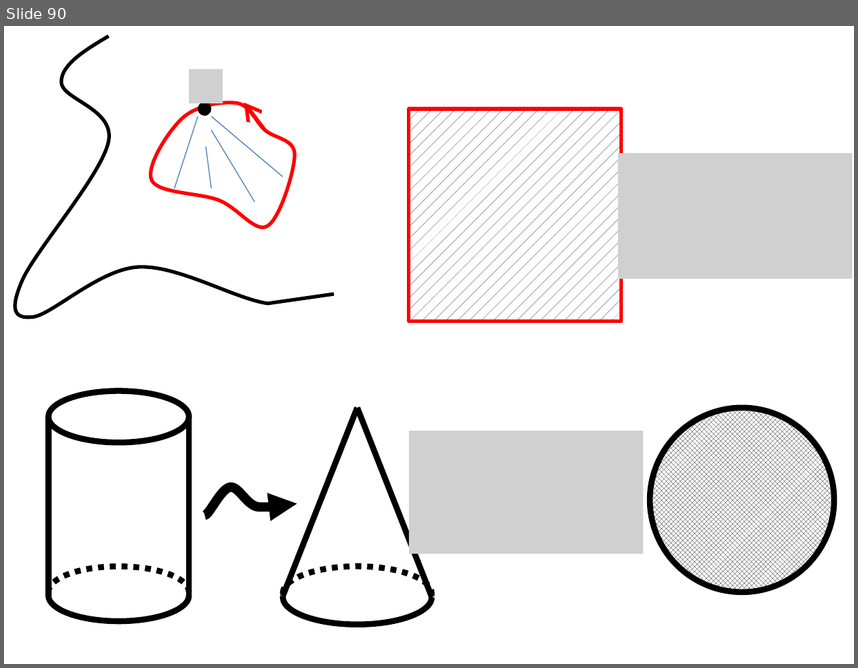
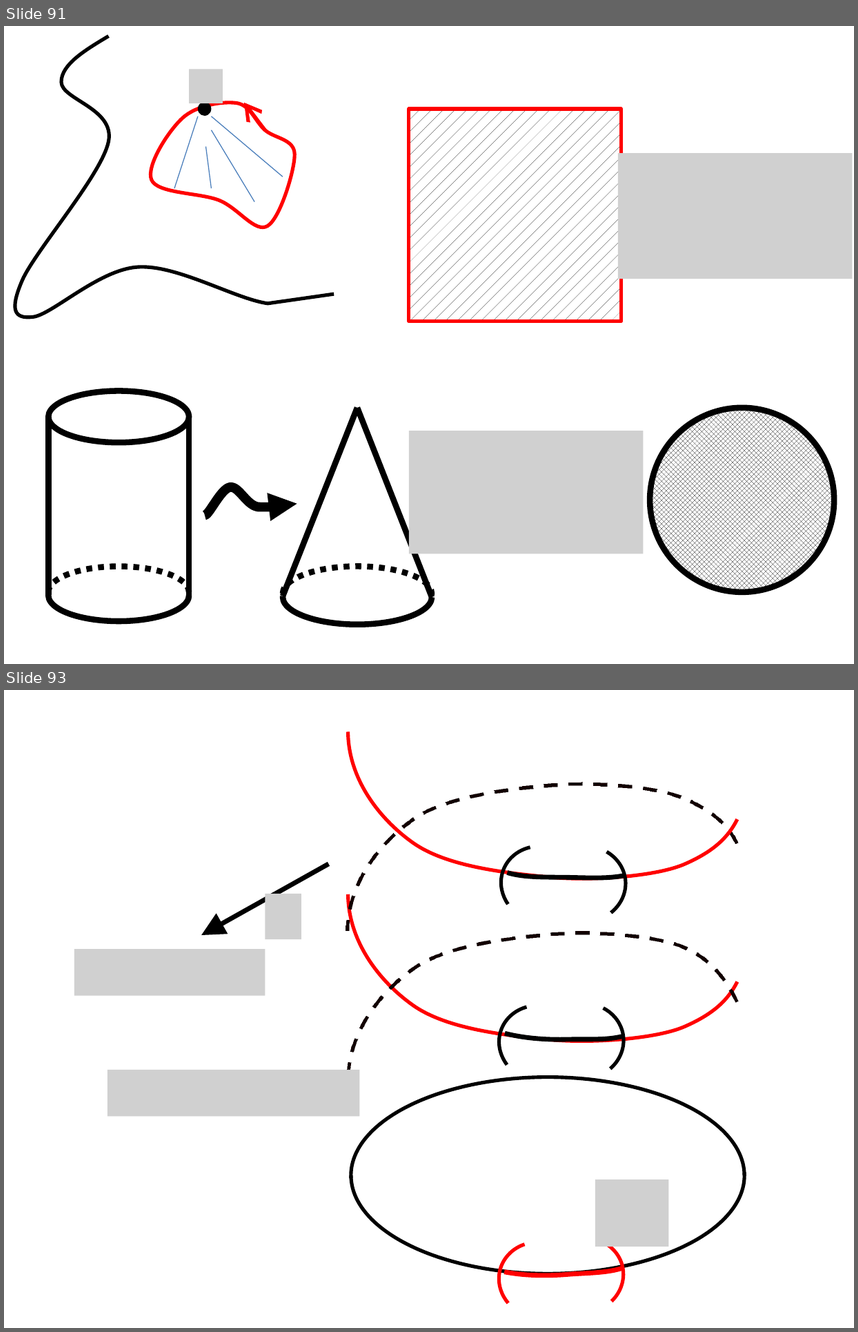
Before and after one commit to lutteropp/GeoTopo, a slide deck: images/Bilder.pptx. Shown one above the other, each under a label of ours: slide 90 before the commit, slides 91 and 93 after it; the slides between them are not shown. The pictures are 858x668 and 858x1332 pixels, drawn with LibreOffice and Linux fonts; fonts in the diff are those of the drawing; grey boxes stand for pictures. Boxes give left, top, right and bottom in pixels: in the first picture for what was removed or moved away, otherwise in the second. Text is boxed around its words. In the diff, an @@ line names an element or a change of style, - is before the commit and + after.

```diff
--- a/images/Bilder.pptx
+++ b/images/Bilder.pptx
@@ slide 93 added at [4,690,854,1328], background #FFFFFF @@
@@ freeform shape added at [345,746,738,931], outline #FF0000 3 pt dashed @@
@@ freeform shape added at [345,731,738,916], outline #FF0000 3 pt @@
@@ arc (boxed as its full ellipse) added at [490,835,595,936], outline #000000 3 pt @@
@@ freeform shape added at [507,846,625,882], outline #000000 4 pt @@
@@ arc (boxed as its full ellipse) added at [538,842,629,926], outline #000000 3 pt @@
@@ arrow added from (329, 863) to (201, 935), #000000 4 pt @@
@@ picture added at [265,893,301,939] @@
@@ freeform shape added at [345,894,738,1078], outline #FF0000 3 pt @@
@@ freeform shape added at [345,895,738,1079], outline #FF0000 3 pt dashed @@
@@ picture added at [74,949,265,995] @@
@@ arc (boxed as its full ellipse) added at [490,995,593,1093], outline #000000 3 pt @@
@@ arc (boxed as its full ellipse) added at [535,998,629,1085], outline #000000 3 pt @@
@@ freeform shape added at [504,1003,622,1042], outline #000000 4 pt @@
@@ picture added at [107,1069,360,1116] @@
@@ arc (boxed as its full ellipse) added at [351,1077,744,1273], outline #000000 3 pt @@
@@ arc (boxed as its full ellipse) added at [351,1077,744,1273], outline #000000 3 pt @@
@@ picture added at [595,1179,668,1246] @@
@@ arc (boxed as its full ellipse) added at [491,1233,591,1328], outline #FF0000 3 pt @@
@@ freeform shape added at [501,1234,622,1280], outline #FF0000 4 pt @@
@@ arc (boxed as its full ellipse) added at [533,1230,631,1321], outline #FF0000 3 pt @@
@@ what was slide 90 is now slide 91 @@
```
Also in this commit, not shown: 2 slides changed, 6 other slides added, 17 other files.
